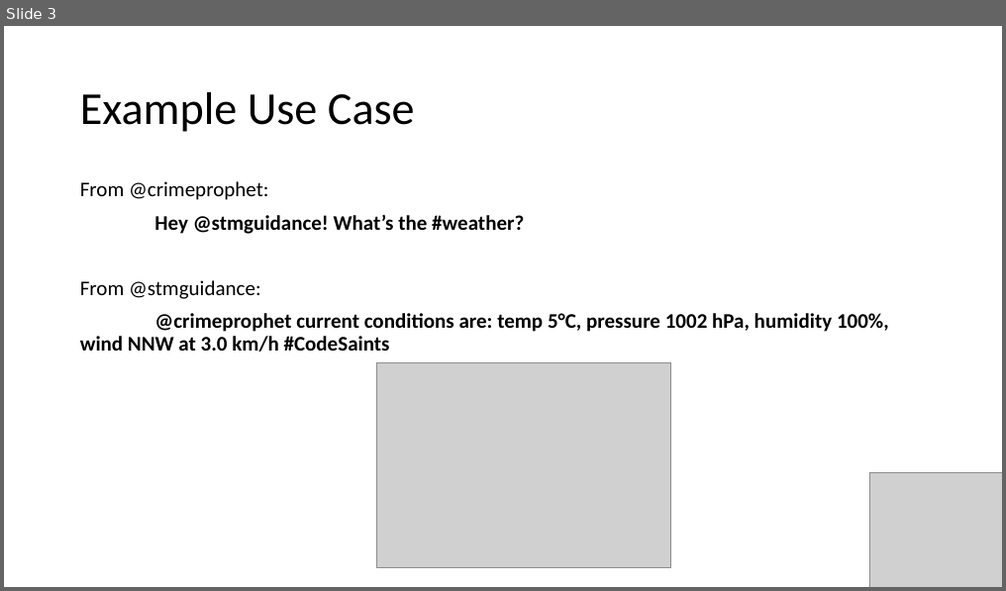
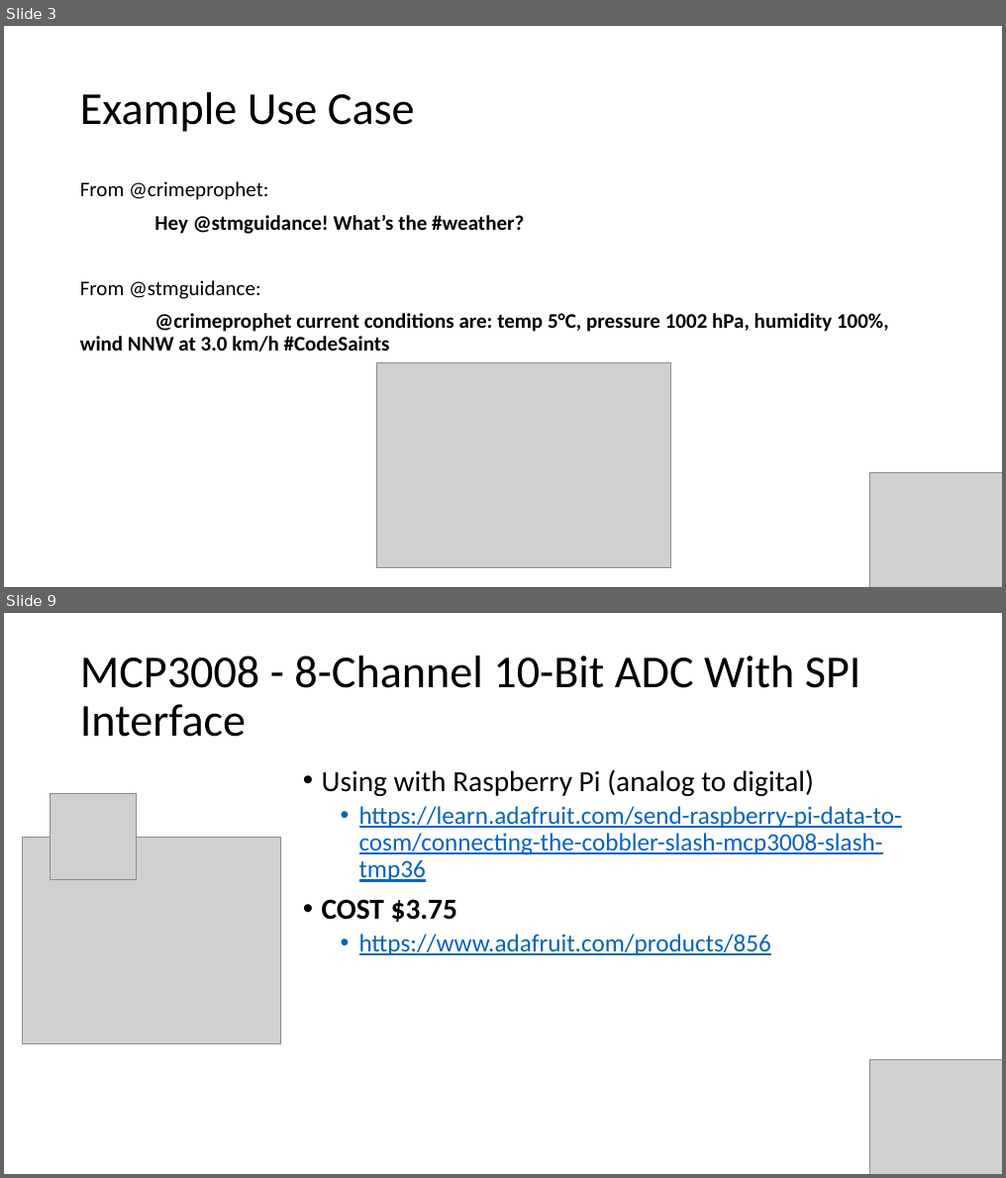
Before and after one commit to crimeprophet/CodeSaints, a slide deck: Weather Station.pptx. Shown one above the other, each under a label of ours: slide 3 before the commit, slides 3 and 9 after it; the slides between them are not shown. The pictures are 1006x591 and 1006x1178 pixels, drawn with LibreOffice and Linux fonts; fonts in the diff are those of the drawing; grey boxes stand for pictures. Boxes give left, top, right and bottom in pixels: in the first picture for what was removed or moved away, otherwise in the second. Text is boxed around its words. In the diff, an @@ line names an element or a change of style, - is before the commit and + after.

```diff
--- a/Weather Station.pptx
+++ b/Weather Station.pptx
@@ slide 9 added at [4,613,1002,1174], background #FFFFFF @@
@@ title added at [80,656,861,737], 44 pt, text #000000 @@
+MCP3008 - 8-Channel 10-Bit ADC With SPI Interface
@@ text added at [322,769,902,956], 24 pt, text #0563C1, underline @@
+• Using with Raspberry Pi (analog to digital)
+  • https://learn.adafruit.com/send-raspberry-pi-data-to-cosm/connecting-the-cobbler-slash-mcp3008-slash-tmp36
+• COST $3.75
+  • https://www.adafruit.com/products/856
@@ picture added at [51,794,137,880] @@
@@ picture added at [22,837,281,1045] @@
@@ picture added at [870,1059,1002,1174] @@
```
Also in this commit, not shown: 3 slides changed, 9 other slides added.
